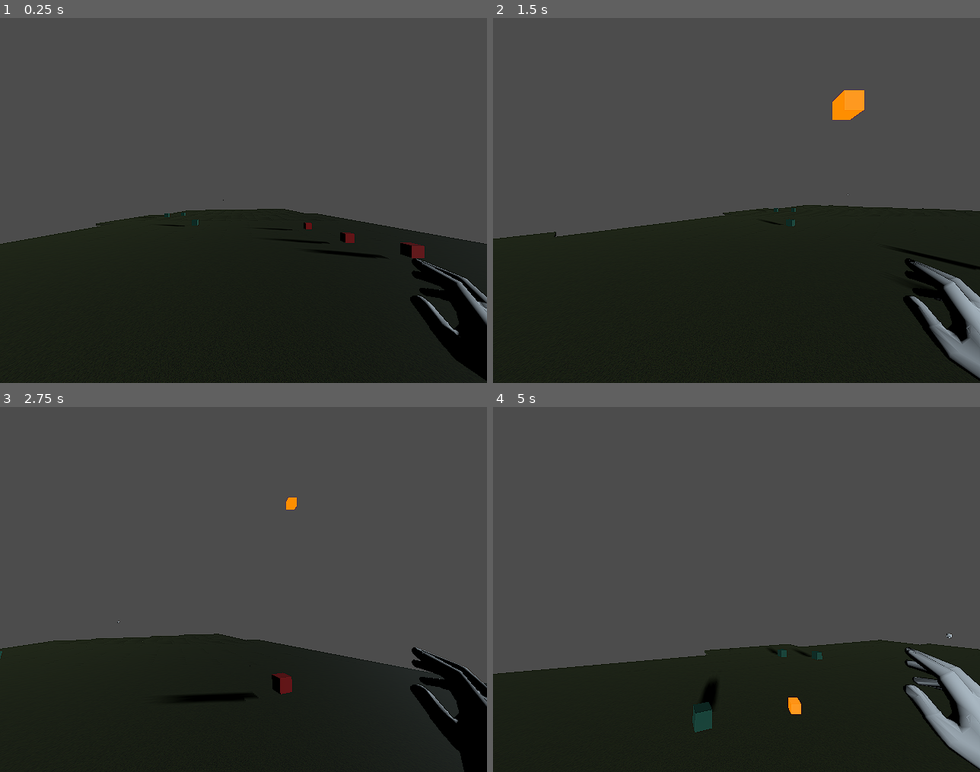
Above: before the commit, frames 1-4 (two rows, left to right).
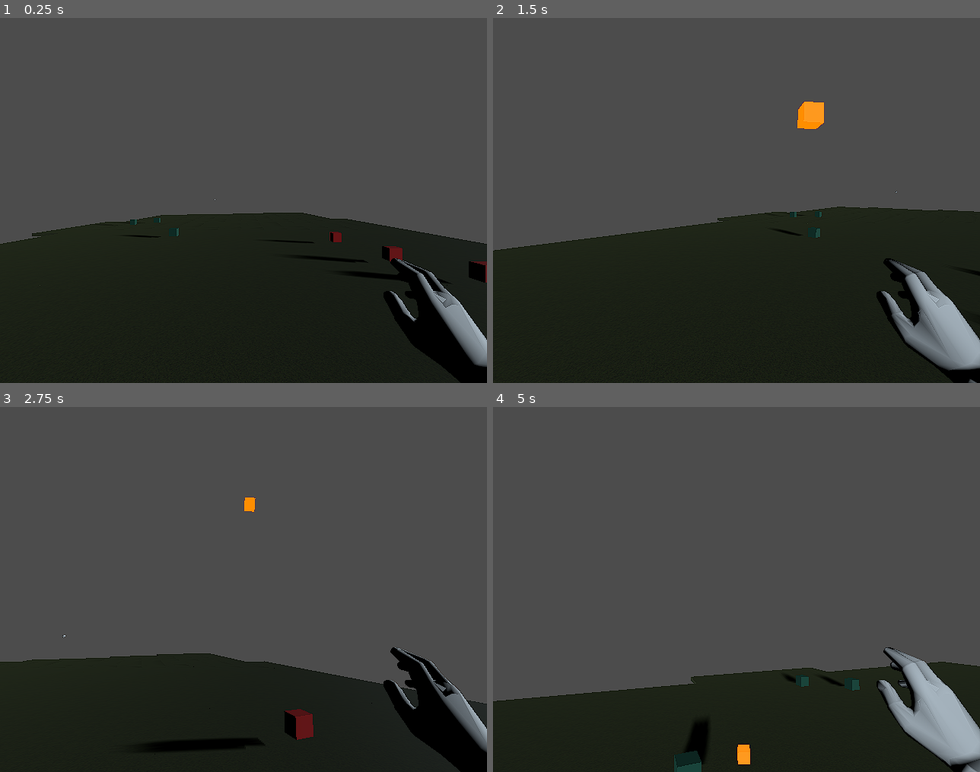
Above: after the commit, the same moments.

Repository: Georgii-Malyshev/godot-3d-project-1
Game: Godot game, scene res://levels/test_level_1/TestLevel1.tscn
Same seed, same stepped clock (60 frames per second), same inputs: the game is played once before the commit and once after it.
Inputs (mouse positions are in pixels of both pictures, inside the frame that each line leads up to):
- Up to frame 1 (0.25 s): no input
- Up to frame 2 (1.5 s): tap Enter at 0.5 s; move the mouse to (760, 200) at 0.52 s; hold W (move_forward) from 0.53 s (still down); click (760, 200) at 0.6 s; tap Space (jump) at 0.77 s; move the mouse to (712, 200) at 1.27 s; click (712, 200) at 1.35 s
- Up to frame 3 (2.75 s): keep holding W (move_forward); tap Space (jump) at 1.52 s; move the mouse to (253, 582) at 2.02 s; click (253, 582) at 2.1 s
- Up to frame 4 (5 s): keep holding W (move_forward); move the mouse to (731, 596) at 2.77 s; click (731, 596) at 2.85 s; tap Space (jump) at 3.02, 3.77, 4.52 s; move the mouse to (775, 593) at 3.52 s; click (775, 593) at 3.6 s; move the mouse to (697, 585) at 4.27 s; click (697, 585) at 4.35 s

The runs differ from the first frame. In frame 1, 5.3% of the frame differs, in the area x 0-100%, y 49-100%; in frame 2, 6.5%; in frame 3, 9.1%; in frame 4, 12%, in the area x 0-100%, y 61-100%.

Commit message:
Move the spellcasting arm that shoots projectiles to separate scene

Diff:
--- a/game/player/Player.gd
+++ b/game/player/Player.gd
@@ -1,8 +1,4 @@
 extends KinematicBody
-
-
-export var muzzleNodePath : NodePath
-export var fpsCameraNodePath : NodePath
 
 
 # stats
@@ -25,8 +21,8 @@
 var mouseDelta : Vector2 = Vector2()
 
 # player components
-onready var camera = get_node(fpsCameraNodePath)
-onready var muzzle = get_node(muzzleNodePath)
+onready var camera = $FpsCamera  # TODO need some decoupling
+onready var muzzle = $FpsCamera/SpellcastingRightArm/ProjectileSpawnPoint  # TODO need some decoupling
 onready var projectileScene = preload("res://game/projectiles/Projectile.tscn")  # TODO don't use absolute path to scene
 
 
--- a/game/player/Player.tscn
+++ b/game/player/Player.tscn
@@ -1,6 +1,6 @@
 [gd_scene load_steps=4 format=2]
 
-[ext_resource path="res://game/player/right_arm.obj" type="ArrayMesh" id=1]
+[ext_resource path="res://game/player/SpellcastingRightArm.tscn" type="PackedScene" id=1]
 [ext_resource path="res://game/player/Player.gd" type="Script" id=2]
 
 [sub_resource type="CapsuleShape" id=1]
@@ -9,8 +9,6 @@
 
 [node name="Player" type="KinematicBody"]
 script = ExtResource( 2 )
-muzzleNodePath = NodePath("FpsCamera/Muzzle")
-fpsCameraNodePath = NodePath("FpsCamera")
 
 [node name="CollisionShape" type="CollisionShape" parent="."]
 transform = Transform( 1, 0, 0, 0, -4.37114e-08, -1, 0, 1, -4.37114e-08, 0, 1.25, 0 )
@@ -19,13 +17,7 @@
 [node name="FpsCamera" type="Camera" parent="."]
 transform = Transform( 1, 0, 0, 0, 1, 0, 0, 0, 1, 0, 2.5, 0 )
 current = true
-fov = 95.4781
+fov = 75.0
 
-[node name="RightArm" type="MeshInstance" parent="FpsCamera"]
-transform = Transform( -0.991634, -0.0977616, -0.0842881, -0.128511, 0.809009, 0.573577, 0.0121161, 0.57961, -0.814804, 0.4, -0.35, -0.04 )
-cast_shadow = 0
-mesh = ExtResource( 1 )
-material/0 = null
-
-[node name="Muzzle" type="Spatial" parent="FpsCamera"]
-transform = Transform( 1, 0, 0, 0, -1, 8.74228e-08, 0, -8.74228e-08, -1, 0.295912, -0.0986996, -0.329109 )
+[node name="SpellcastingRightArm" parent="FpsCamera" instance=ExtResource( 1 )]
+transform = Transform( 0.998259, 0.026061, -0.0529207, -0.0221263, 0.997041, 0.0736215, 0.0546827, -0.0723225, 0.995881, -0.05, 0.03, -0.15 )
--- /dev/null
+++ b/game/player/SpellcastingRightArm.tscn
@@ -0,0 +1,15 @@
+[gd_scene load_steps=2 format=2]
+
+[ext_resource path="res://game/player/right_arm.obj" type="ArrayMesh" id=1]
+
+[node name="SpellcastingRightArm" type="Spatial"]
+transform = Transform( 1, -1.39698e-09, -4.65661e-09, 1.39698e-09, 1, 2.98023e-08, -1.86265e-09, 0, 1, 0, 0, 0 )
+
+[node name="Model" type="MeshInstance" parent="."]
+transform = Transform( -0.991634, -0.0977616, -0.0842881, -0.128511, 0.809009, 0.573577, 0.0121161, 0.57961, -0.814804, 0.4, -0.35, -0.04 )
+cast_shadow = 0
+mesh = ExtResource( 1 )
+material/0 = null
+
+[node name="ProjectileSpawnPoint" type="Spatial" parent="."]
+transform = Transform( 0.994165, -0.0142261, -0.106918, -0.00916994, -0.998823, 0.047633, -0.10747, -0.0463747, -0.993126, 0.265103, -0.113944, -0.371749 )
